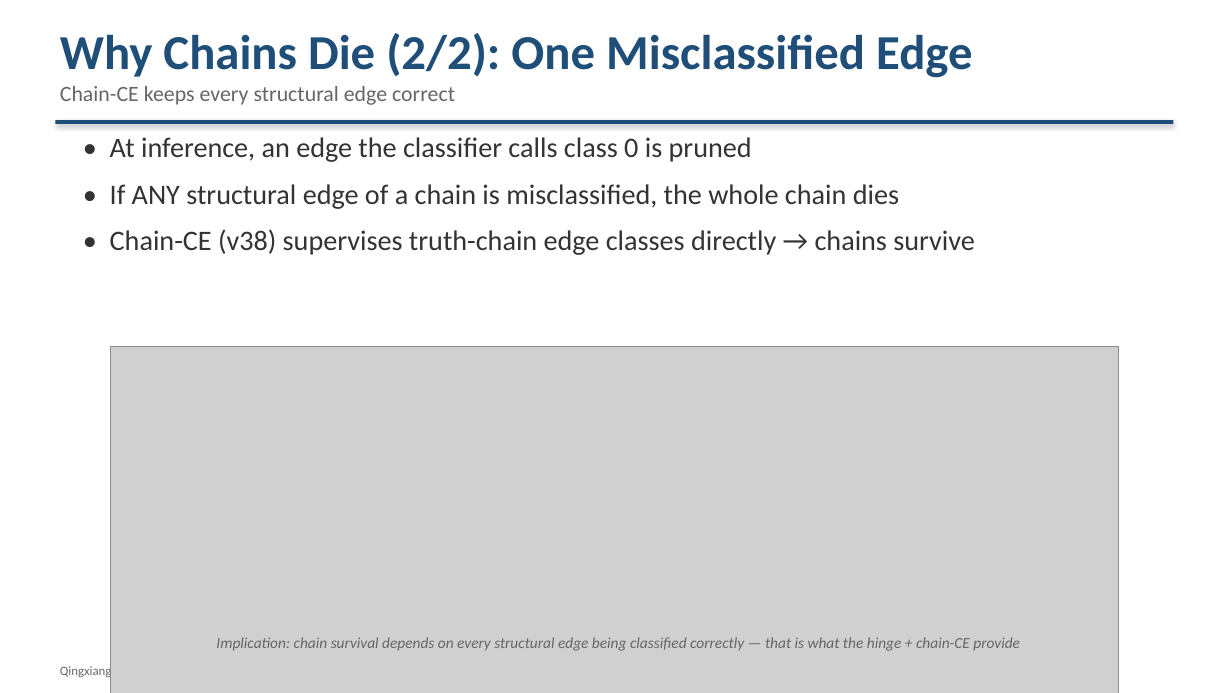
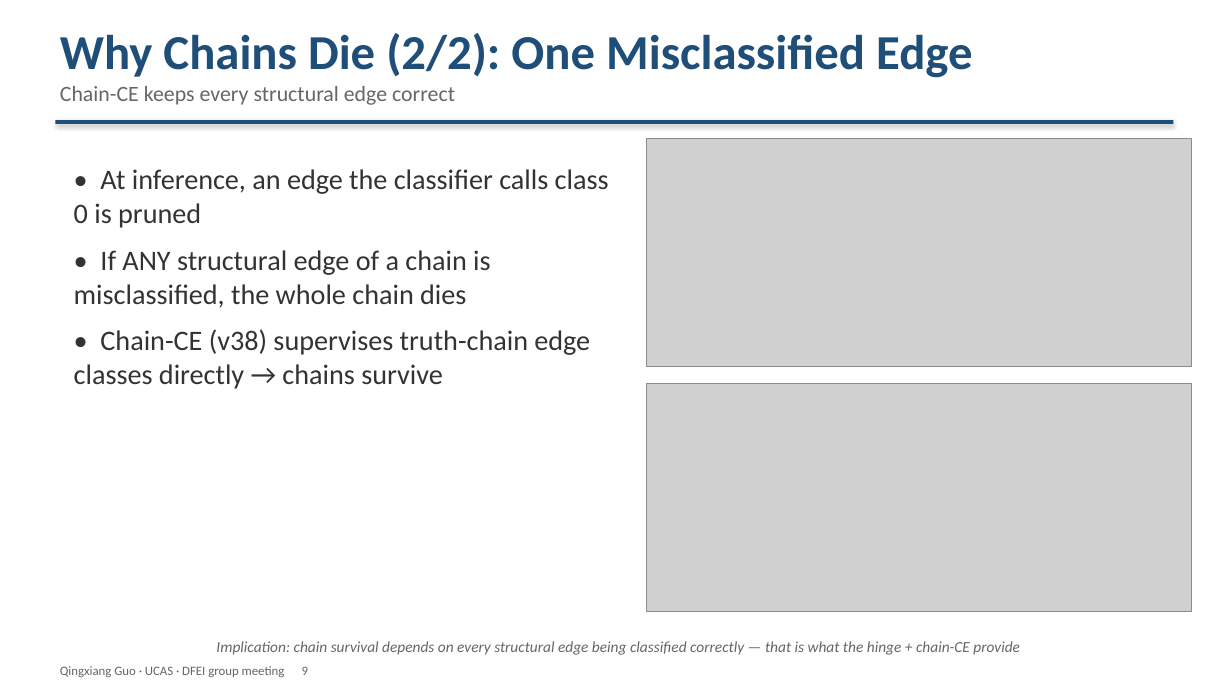
Before and after one commit to Aniedrew/dfei_ift, a slide deck: slide 9 of meeting_figs/DFEI_progress_20260902_EN.pptx. Drawn at 1232x693 pixels with LibreOffice and Linux fonts; fonts in the diff are those of the drawing; grey boxes stand for pictures. Boxes give left, top, right and bottom in pixels: in the first picture for what was removed or moved away, otherwise in the second. Text is boxed around its words. In the diff, an @@ line names an element or a change of style, - is before the commit and + after.

Commit message:
docs: reward theme for hinge/CE; text-left/plot-right layout with stacked plots
- S6/S7 reframed as "Reward 1: Confidence Bonus" (hinge) and "Reward 2:
  Correctness Bonus" (chain-CE); reward wording in figures and bullets
- All content slides now text-left / plot-right; two-plot slides stack
  top-right and bottom-right (hinge, CE, imbalance, before/after)
- Split every 2-panel figure into separate PNGs; removed the superseded
  combined figures

```diff
--- a/meeting_figs/DFEI_progress_20260902_EN.pptx
+++ b/meeting_figs/DFEI_progress_20260902_EN.pptx
@@ picture added at bbox=[647, 139, 1192, 366] @@
@@ text "• At inference, an edge ..." rewrapped from bbox=[110, 137, 975, 255] to bbox=[74, 169, 609, 389] @@
@@ picture removed at bbox=[111, 347, 1118, 693] @@
@@ picture added at bbox=[647, 384, 1192, 611] @@
@@ text "Implication: chain survival depends on ...": place and size @@
-text "Implication: chain survival depends on ..." at bbox=[216, 637, 1020, 651]
+text "Implication: chain survival depends on ..." at bbox=[216, 641, 1020, 655]
```
Also in this commit, not shown: 5 other slides changed, 16 other files.
